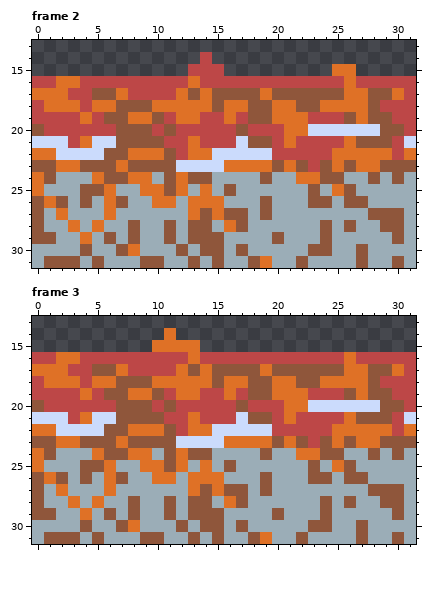
Pixel-art file: Beyond The Scrap/Assets/ItemSprite/Floor.aseprite. The picture above was drawn from the file before the commit.
32x32 pixels, 3 frames. Shown: frame 2: x 0..31, y 13..31; frame 3: x 0..31, y 13..31.
Now the later version:
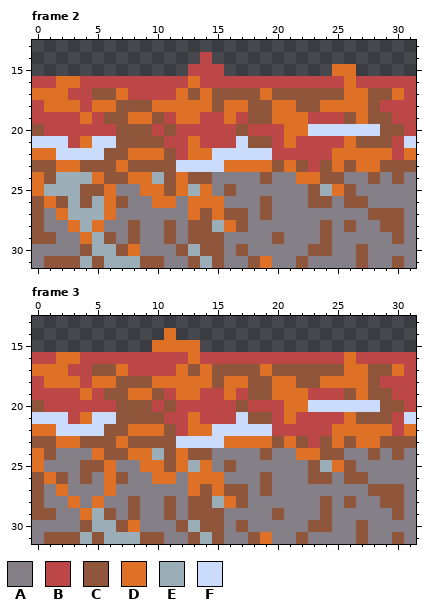
Palette (. is transparent): A #847e87  B #bd4747  C #8f563b  D #df7126  E #9badb7  F #cbdbfc
Changes in this commit:
Changed rows in their new state; - is an unchanged pixel.
Frame 2:
first column x 0:
24 ---------------AAAA-AA----AA-A-A
25 -------AA------A-AAAAAA----AAAAA
26 --------AA--A---AAA-AAA--A--AAAA
27 -A-----AAAAAA-----A-AAAAAAAA---A
28 -AA---AA-AA-A-----AAAAAA-A-AA--A
29 --AA---A-AA-A---AAAA-AAA-AAAAA-A
30 AAAA-----AAA----A-AAAAA--AA-AAAA
31 A----------AA---AA--AA-AAAA-AA-A
Frame 3:
first column x 0:
24 --AAA----------AAAA-AA----AA-A-A
25 -AAA---AA------A-AAAAAA----AAAAA
26 ---A-A--AA--A---AAA-AAA--A--AAAA
27 -A-AAA-AAAAAA-----A-AAAAAAAA---A
28 -AA-A-AA-AA-A-----AAAAAA-A-AA--A
29 --AA---A-AA-A---AAAA-AAA-AAAAA-A
30 AAAA-----AAA----A-AAAAA--AA-AAAA
31 A----------AA---AA--AA-AAAA-AA-A
Boxes around the changes in both pictures, in picture pixels (x1, y1, x2, y2):
changed: (32, 172, 416, 268)
changed: (32, 448, 416, 544)
